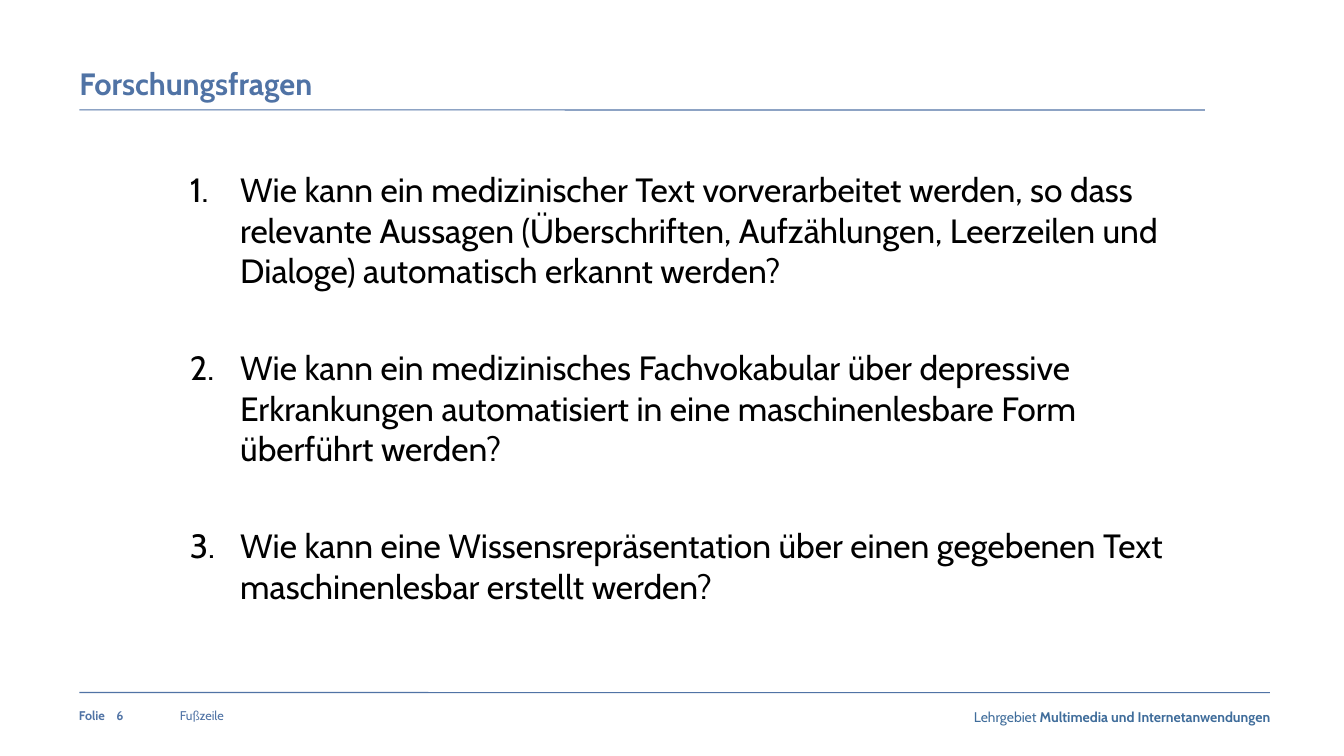
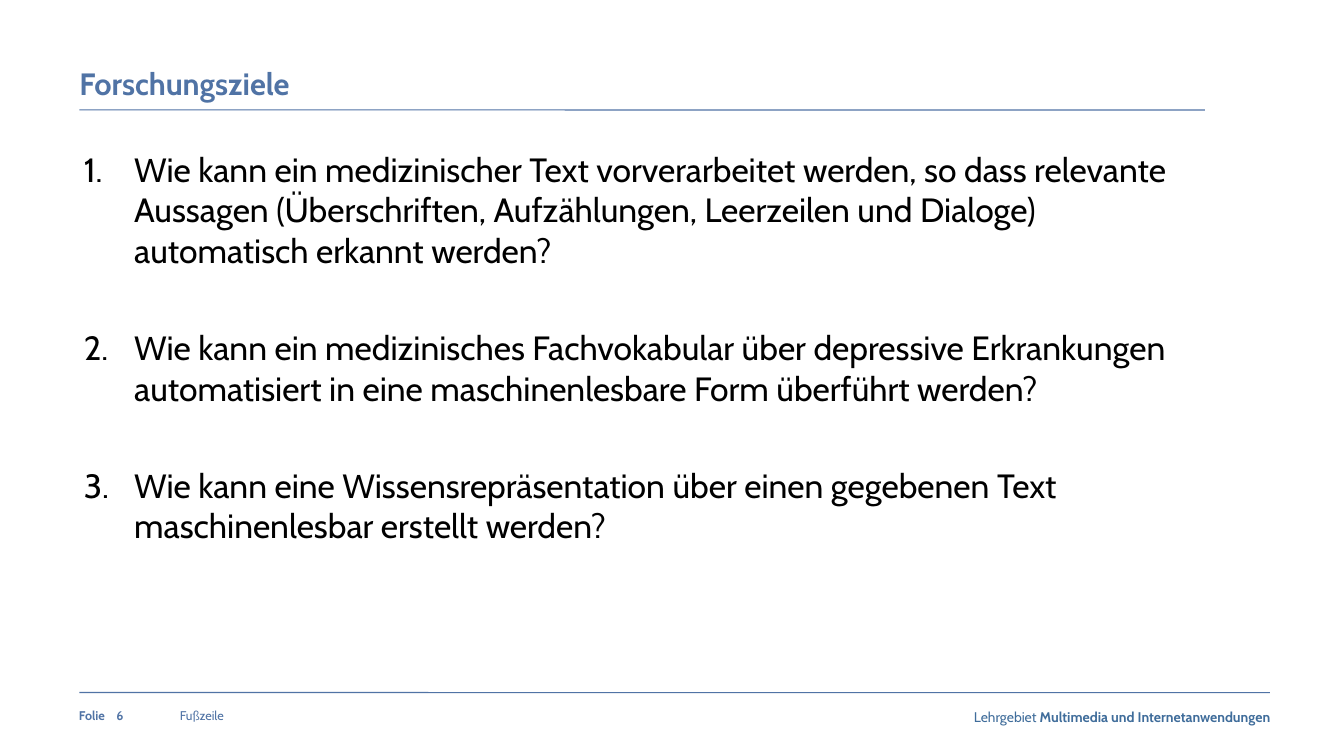
Before and after one commit to claraja/NLP_63458_WS22, a slide deck: slide 6 of Praesentation/Praesentation_Fachpraktikum_MedExtractor_Gruppe5.pptx. Drawn at 1344x756 pixels with LibreOffice and Linux fonts; fonts in the diff are those of the drawing; background and template pictures are left out. Boxes give left, top, right and bottom in pixels: in the first picture for what was removed or moved away, otherwise in the second. Text is boxed around its words. In the diff, an @@ line names an element or a change of style, - is before the commit and + after.

```diff
--- a/Praesentation/Praesentation_Fachpraktikum_MedExtractor_Gruppe5.pptx
+++ b/Praesentation/Praesentation_Fachpraktikum_MedExtractor_Gruppe5.pptx
@@ text at bbox=[79, 72, 289, 102]: text changed @@
-Forschungsfragen
+Forschungsziele
@@ text "Wie kann ein medizinischer Text ..." rewrapped from bbox=[240, 176, 1163, 600] to bbox=[134, 156, 1166, 539] @@
```
Also in this commit, not shown: 5 other slides changed, 2 slides added, 2 other files.
